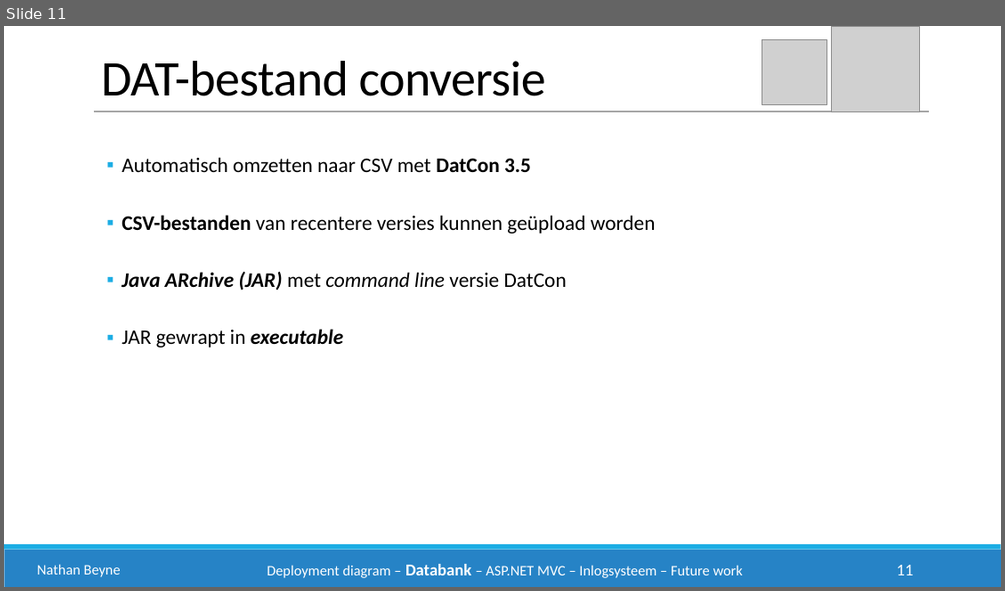
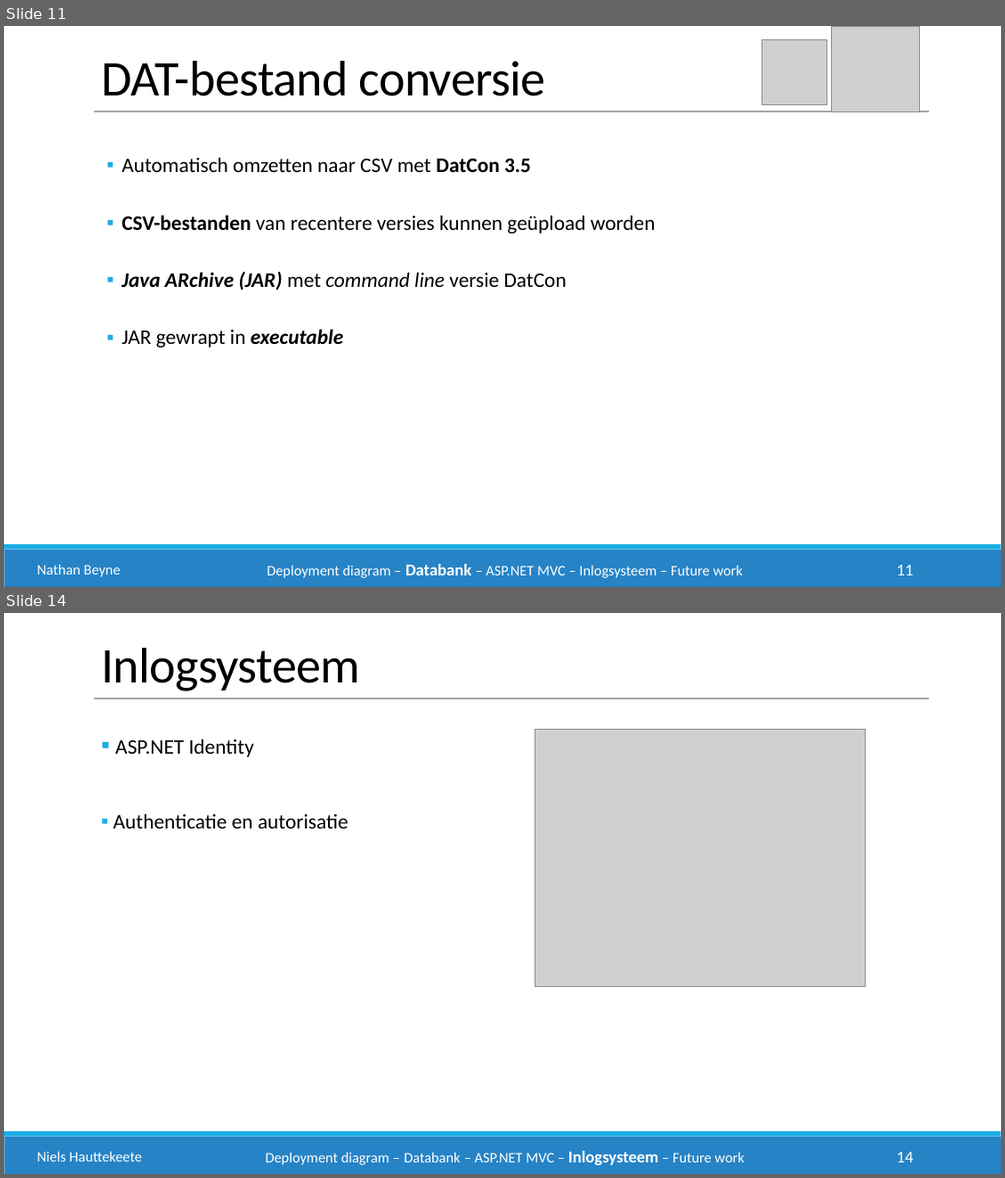
Before and after one commit to philipkukoba/Bachelors-Dissertation-DroneWebApp, a slide deck: documenten/Technische presentatie klant/Technische presentatie klant.pptx. Shown one above the other, each under a label of ours: slide 11 before the commit, slides 11 and 14 after it; the slides between them are not shown. The pictures are 1005x591 and 1005x1178 pixels, drawn with LibreOffice and Linux fonts; fonts in the diff are those of the drawing; grey boxes stand for pictures. Boxes give left, top, right and bottom in pixels: in the first picture for what was removed or moved away, otherwise in the second. Text is boxed around its words. In the diff, an @@ line names an element or a change of style, - is before the commit and + after.

```diff
--- a/documenten/Technische presentatie klant/Technische presentatie klant.pptx
+++ b/documenten/Technische presentatie klant/Technische presentatie klant.pptx
@@ slide 14 added at (4,613,1001,1174), background #FFFFFF; not listed: 2 template elements that a slide beside it also shows @@
@@ text added at (101,648,360,691), 48 pt, text #000000 @@
+Inlogsysteem
@@ line added from (94, 698) to (929, 698), #A6A6A6 1 pt @@
@@ text added at (113,738,348,828), 20 pt, text #000000 @@
+▪ ASP.NET Identity
+▪ Authenticatie en autorisatie
@@ picture added at (535,729,866,986) @@
@@ text added at (37,1151,142,1161), 14 pt, text #FFFFFF @@
+Niels Hauttekeete
@@ text added at (266,1151,744,1165), 14 pt, text #FFFFFF @@
+Deployment diagram – Databank – ASP.NET MVC – Inlogsysteem – Future work
@@ page number added at (897,1151,914,1162), 16 pt, text #FFFFFF @@
+14
```
Also in this commit, not shown: 9 other slides added.
